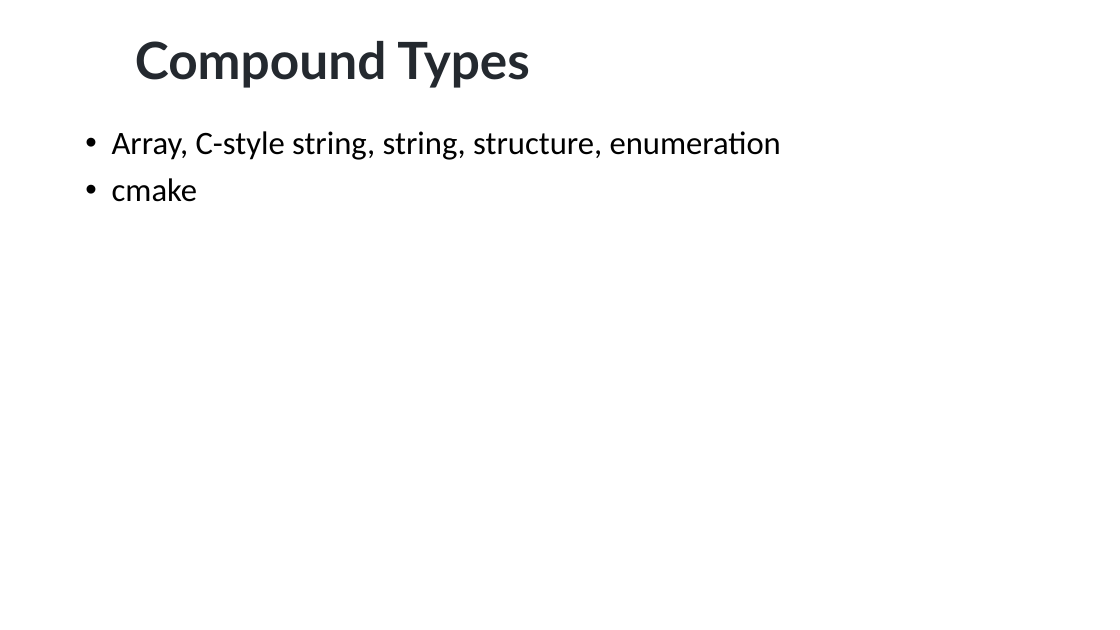
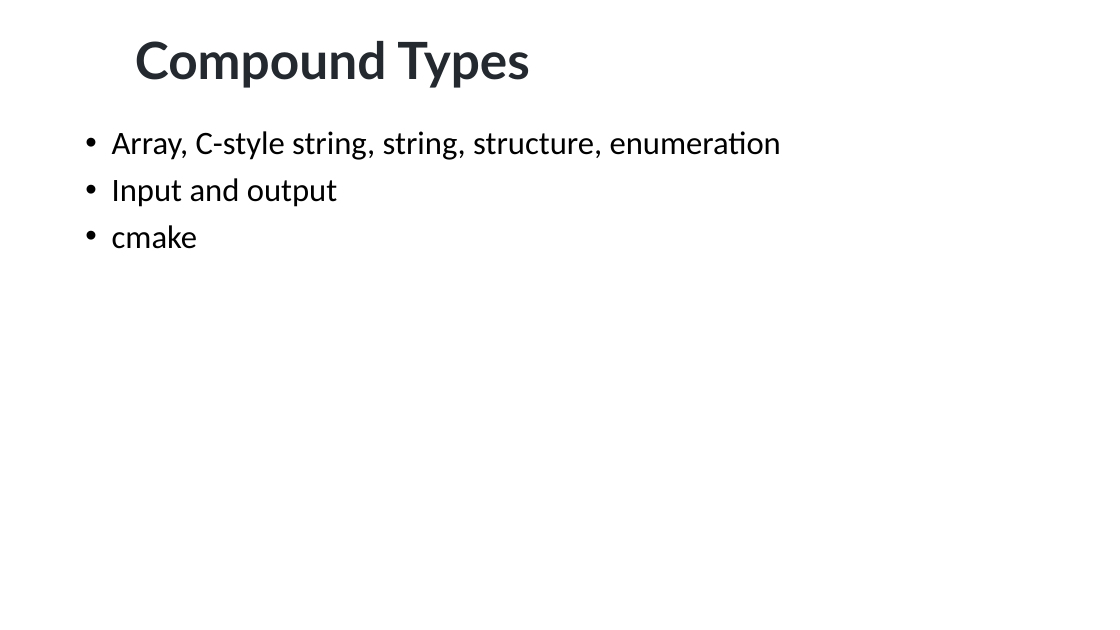
Before and after one commit to ShiqiYu/CPP, a slide deck: slide 2 of week04/Lab04.pptx. Drawn at 1120x630 pixels with LibreOffice and Linux fonts; fonts in the diff are those of the drawing; background and template pictures are left out. Boxes give left, top, right and bottom in pixels: in the first picture for what was removed or moved away, otherwise in the second. Text is boxed around its words. In the diff, an @@ line names an element or a change of style, - is before the commit and + after.

```diff
--- a/week04/Lab04.pptx
+++ b/week04/Lab04.pptx
@@ text at <box>112,178,337,207</box>: paragraph added @@
+• Input and output
```
Also in this commit, not shown: 8 other slides changed, 1 other file.
